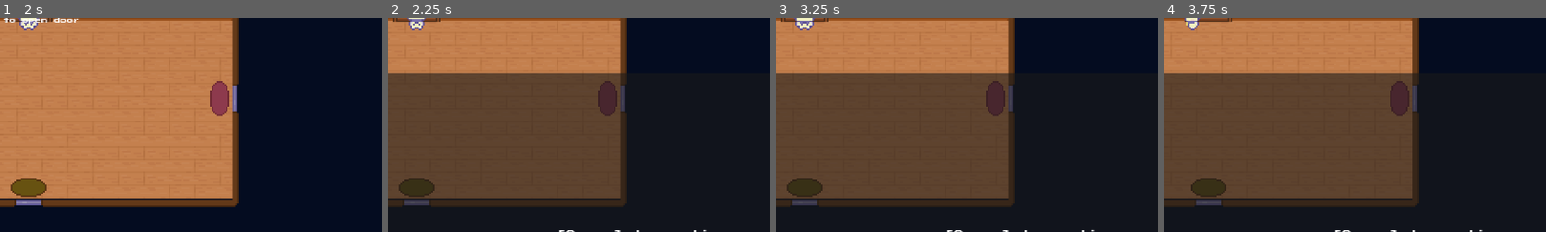
Above: before the commit, frames 1-4 (left to right).
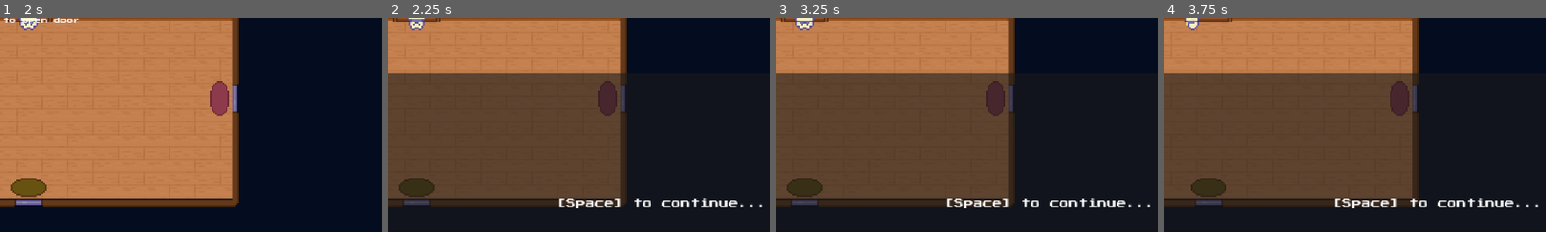
Above: after the commit, the same moments.

Repository: yonisabag11/DiscreteMath_EscapeRoom
Game: Godot game, scene res://GUI/MainMenu.tscn
The game is run twice, just before and just after one commit, with the same random seed, the same clock (stepped at 60 frames per second) and the same inputs.
Inputs:
- Up to frame 1 (2 s): click "START" at 0.5 s; tap Enter (ui_accept) at 1.25, 1.52 s; hold W (up) from 1.28 s (still down); hold E (Interact) from 1.28 s (still down)
- Up to frame 2 (2.25 s): keep holding W (up); release E (Interact) at 2.03 s; tap E (Interact) at 2.1 s
- Up to frame 3 (3.25 s): tap Enter (ui_accept) at 2.27, 2.75 s; release W (up) at 2.78 s; hold A (left) from 2.78 s (still down); hold E (Interact) from 2.78 s (still down)
- Up to frame 4 (3.75 s): keep holding A (left); tap Enter (ui_accept) at 3.5 s; release E (Interact) at 3.53 s; tap E (Interact) at 3.6 s
The pictures show only the part of the screen within x 46-96%, y 50-100%; the shares and areas given below are measured in that part.

Frame 1 is identical in both runs. In frame 2, 1.1% of the frame differs, in the area x 44-98%, y 83-100%; in frame 3, 1.1%; in frame 4, 1.1%.

Commit message:
fixed "[space} to continue..." to stick to the bottom right with the new flexible dialog box

Diff:
--- a/GUI/dialog_box_autoload.gd
+++ b/GUI/dialog_box_autoload.gd
@@ -35,7 +35,11 @@
 	var text_label = RichTextLabel.new()
 	text_label.bbcode_enabled = true
 	text_label.fit_content = true
-	text_label.custom_minimum_size = Vector2(0, 80)  # Minimum height for short text
+	text_label.custom_minimum_size = Vector2(0, 50)  # Minimum height for short text
+	# Let the text label expand to fill available vertical space inside the VBoxContainer.
+	# This ensures the continue label stays in a fixed position at the bottom regardless of text length.
+	text_label.size_flags_vertical = Control.SIZE_EXPAND_FILL
+	text_label.size_flags_horizontal = Control.SIZE_EXPAND_FILL
 	text_label.scroll_following = true
 	text_label.autowrap_mode = TextServer.AUTOWRAP_WORD_SMART
 	# Add font
